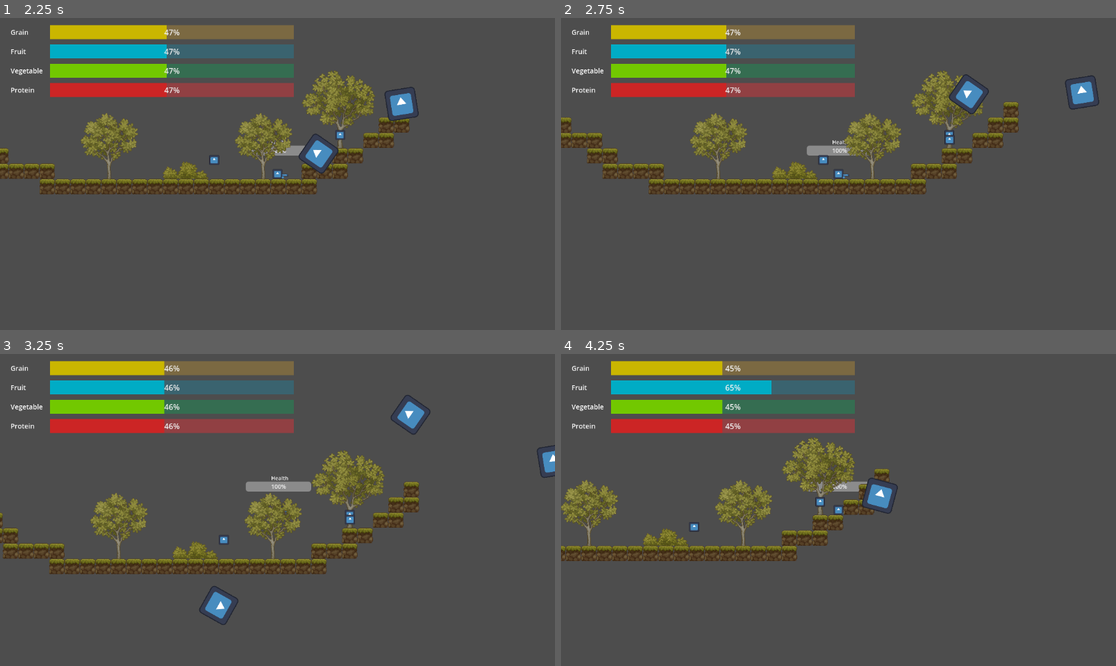
Above: before the commit, frames 1-4 (two rows, left to right).
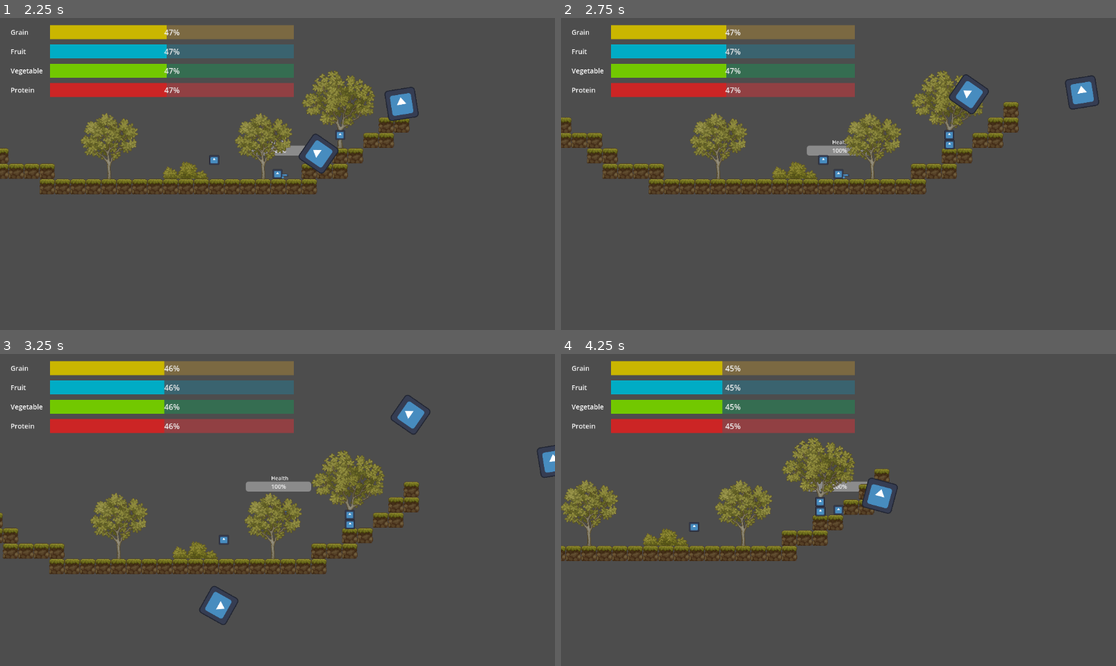
Above: after the commit, the same moments.

Repository: mathkimchi/PeddieHacks2025
Game: Godot game, scene res://Scenes/test_world.tscn
Two runs of this game, one before a commit and one after it. Both use one fixed random seed, a clock stepped at 60 frames per second and the inputs below. The engine's default icon, where the game draws it, is replaced by a stand-in: a white triangle on a blue panel in a dark square.
Inputs (mouse positions are in pixels of both pictures, inside the frame that each line leads up to):
- Up to frame 1 (2.25 s): move the mouse to (399, 158) at 0.52 s; press the mouse at (399, 158) at 0.53 s; hold D (ui_right) 0.53-2.03 s; tap W (ui_up) at 0.77, 1.07, 1.52, 1.82 s; move the mouse to (166, 189) at 1.27 s; release the mouse at (166, 189) at 1.28 s; click (166, 189) at 1.35 s; move the mouse to (333, 105) at 2.02 s; press the mouse at (333, 105) at 2.03 s; hold A (ui_left) from 2.03 s (still down)
- Up to frame 2 (2.75 s): keep holding A (ui_left)
- Up to frame 3 (3.25 s): move the mouse to (249, 572) at 2.77 s; release A (ui_left) at 2.78 s; release the mouse at (249, 572) at 2.78 s; hold D (ui_right) from 2.78 s (still down); click (249, 572) at 2.85 s; tap W (ui_up) at 3.02 s
- Up to frame 4 (4.25 s): keep holding D (ui_right); tap W (ui_up) at 3.32, 3.77, 4.07 s; move the mouse to (1005, 556) at 3.52 s; press the mouse at (1005, 556) at 3.53 s

Frame 1 is identical in both runs. In frame 2, less than 0.1% of the frame differs, in the area x 69-71%, y 37-43%; in frame 3, less than 0.1%; in frame 4, 0.4%, in the area x 29-48%, y 8-53%.

Commit message:
update apple tree offset
i previously forgot to save with the tuned offset

Diff:
--- a/Scenes/food_spawner/apple_tree.tscn
+++ b/Scenes/food_spawner/apple_tree.tscn
@@ -7,7 +7,7 @@
 
 [node name="AppleTree" type="Area2D"]
 script = ExtResource("1_61f8e")
-spawn_offset = Vector2(0, 10)
+spawn_offset = Vector2(0, 20)
 metadata/_custom_type_script = "uid://c4tj8tk8oucax"
 
 [node name="CollisionShape2D" type="CollisionShape2D" parent="."]
